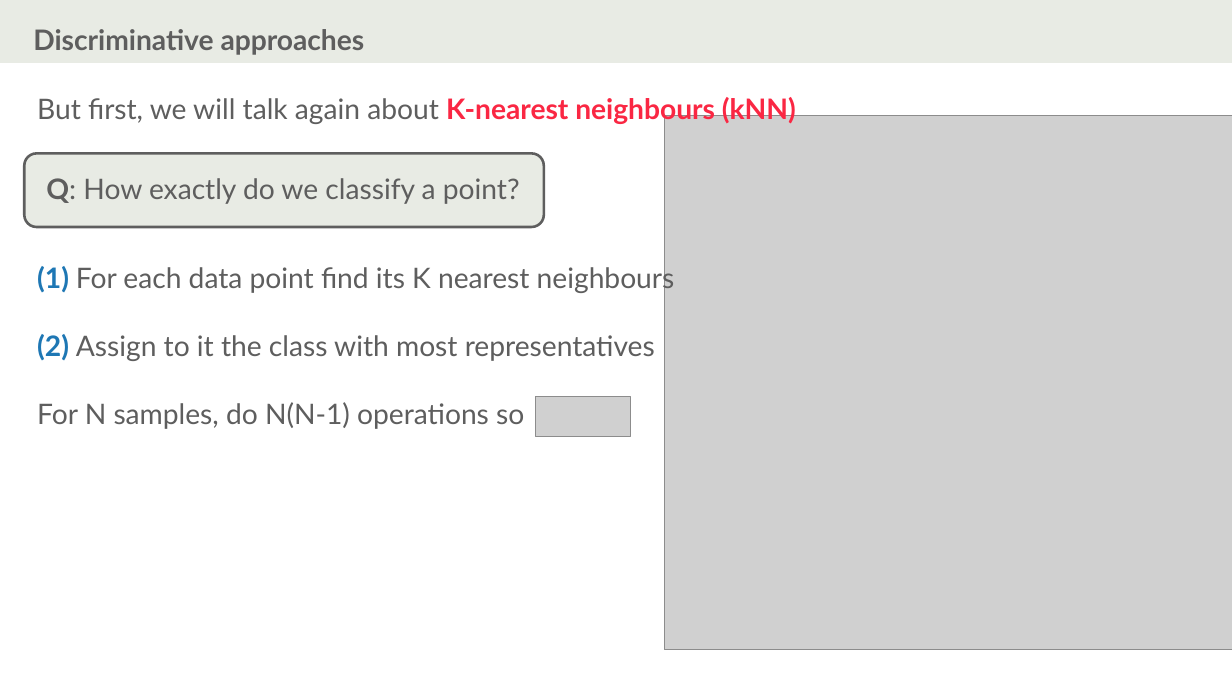
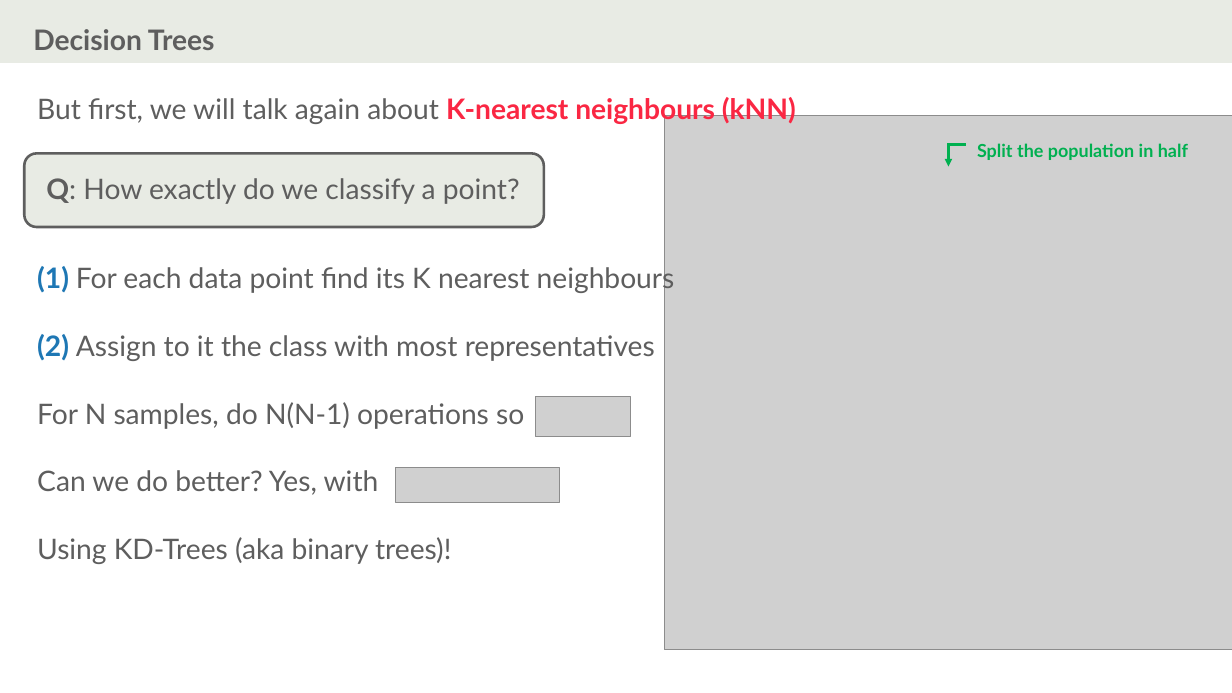
Before and after one commit to ISLA-Grenoble/2024-main, a slide deck: slide 12 of slides/CM07/2023/CM7-draft.pptx (slide 10 before the commit). Drawn at 1232x693 pixels with LibreOffice and Linux fonts; fonts in the diff are those of the drawing; grey boxes stand for pictures. Boxes give left, top, right and bottom in pixels: in the first picture for what was removed or moved away, otherwise in the second. Text is boxed around its words. In the diff, an @@ line names an element or a change of style, - is before the commit and + after.

```diff
--- a/slides/CM07/2023/CM7-draft.pptx
+++ b/slides/CM07/2023/CM7-draft.pptx
@@ text at bbox=[33, 29, 215, 50]: text changed @@
-Discriminative approaches
+Decision Trees
@@ elbow arrow added from (966, 143) to (948, 166), #00B050 2 pt @@
@@ text added at bbox=[977, 143, 1188, 160], 14 pt, text #00B050, bold @@
+Split the population in half
@@ text at bbox=[37, 470, 451, 564]: paragraphs added @@
+Can we do better? Yes, with
+Using KD-Trees (aka binary trees)!
@@ picture added at bbox=[396, 468, 560, 503] @@
```
Also in this commit, not shown: 10 other slides changed, 22 slides added, 1 slide removed, 29 other files.
